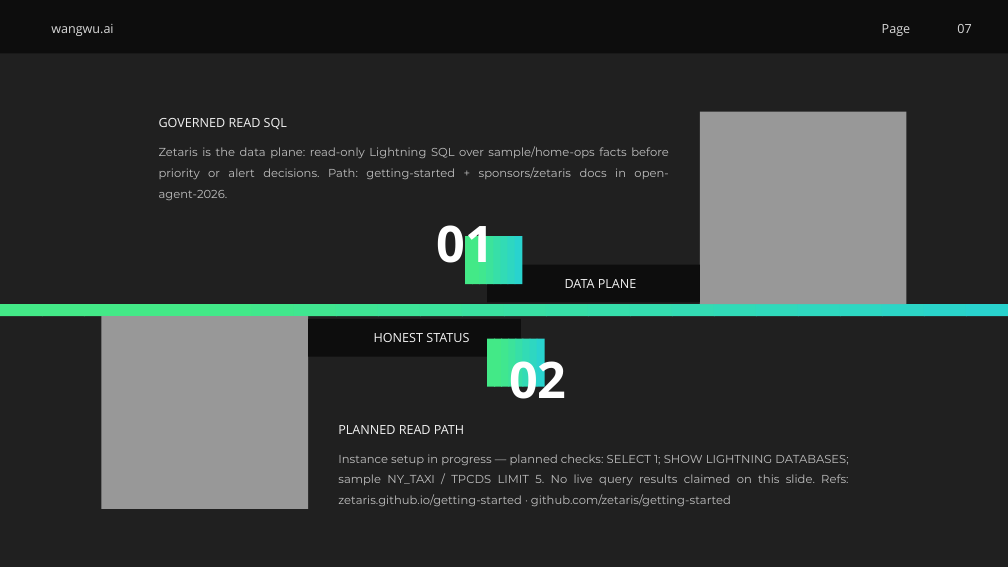
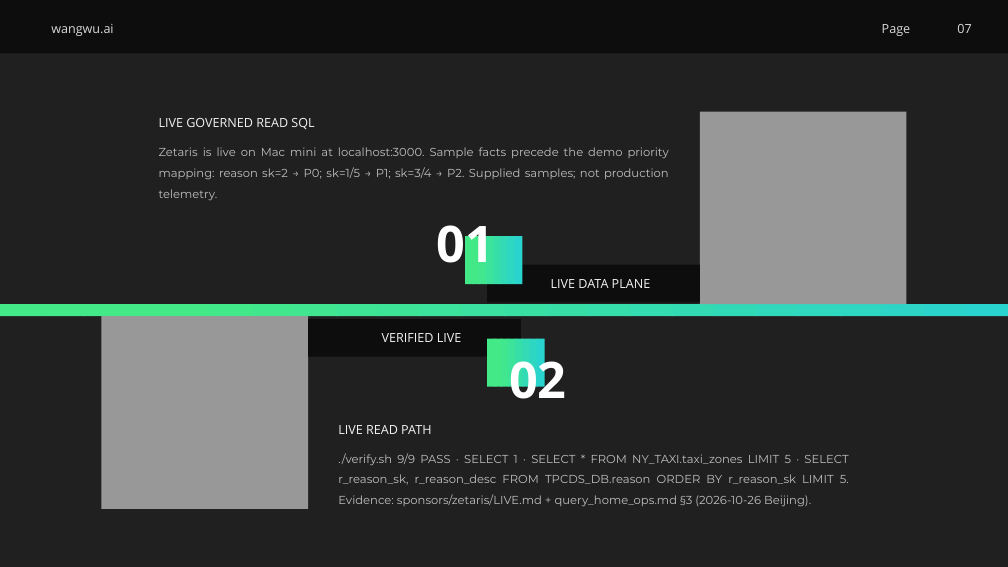
Before and after one commit to wangwu-30/open-agent-2026, a slide deck: slide 7 of HubCrew-Open-Agent-2026.pptx. Drawn at 1008x567 pixels with LibreOffice and Linux fonts; fonts in the diff are those of the drawing. Boxes give left, top, right and bottom in pixels: in the first picture for what was removed or moved away, otherwise in the second. Text is boxed around its words. In the diff, an @@ line names an element or a change of style, - is before the commit and + after.

Commit message:
docs: mark Zetaris slides live with verified SQL evidence

```diff
--- a/HubCrew-Open-Agent-2026.pptx
+++ b/HubCrew-Open-Agent-2026.pptx
@@ text at bbox=[159, 118, 314, 129]: text changed @@
-GOVERNED READ SQL
+LIVE GOVERNED READ SQL
@@ text at bbox=[159, 147, 669, 200]: text changed @@
-Zetaris is the data plane: read-only Lightning SQL over sample/home-ops facts before priority or alert decisions. Path: getting-started + sponsors/zetaris docs in open-agent-2026.
+Zetaris is live on Mac mini at localhost:3000. Sample facts precede the demo priority mapping: reason sk=2 → P0; sk=1/5 → P1; sk=3/4 → P2. Supplied samples; not production telemetry.
@@ text at bbox=[551, 279, 651, 288]: text changed @@
-DATA PLANE
+LIVE DATA PLANE
@@ text at bbox=[382, 333, 462, 342]: text changed @@
-HONEST STATUS
+VERIFIED LIVE
@@ text at bbox=[338, 425, 431, 434]: text changed @@
-PLANNED READ PATH
+LIVE READ PATH
@@ text at bbox=[338, 453, 849, 506]: text changed @@
-Instance setup in progress — planned checks: SELECT 1; SHOW LIGHTNING DATABASES; sample NY_TAXI / TPCDS LIMIT 5. No live query results claimed on this slide. Refs: zetaris.github.io/getting-started · github.com/zetaris/getting-started
+./verify.sh 9/9 PASS · SELECT 1 · SELECT * FROM NY_TAXI.taxi_zones LIMIT 5 · SELECT r_reason_sk, r_reason_desc FROM TPCDS_DB.reason ORDER BY r_reason_sk LIMIT 5. Evidence: sponsors/zetaris/LIVE.md + query_home_ops.md §3 (2026-10-26 Beijing).
```
Also in this commit, not shown: 1 other slide changed.
